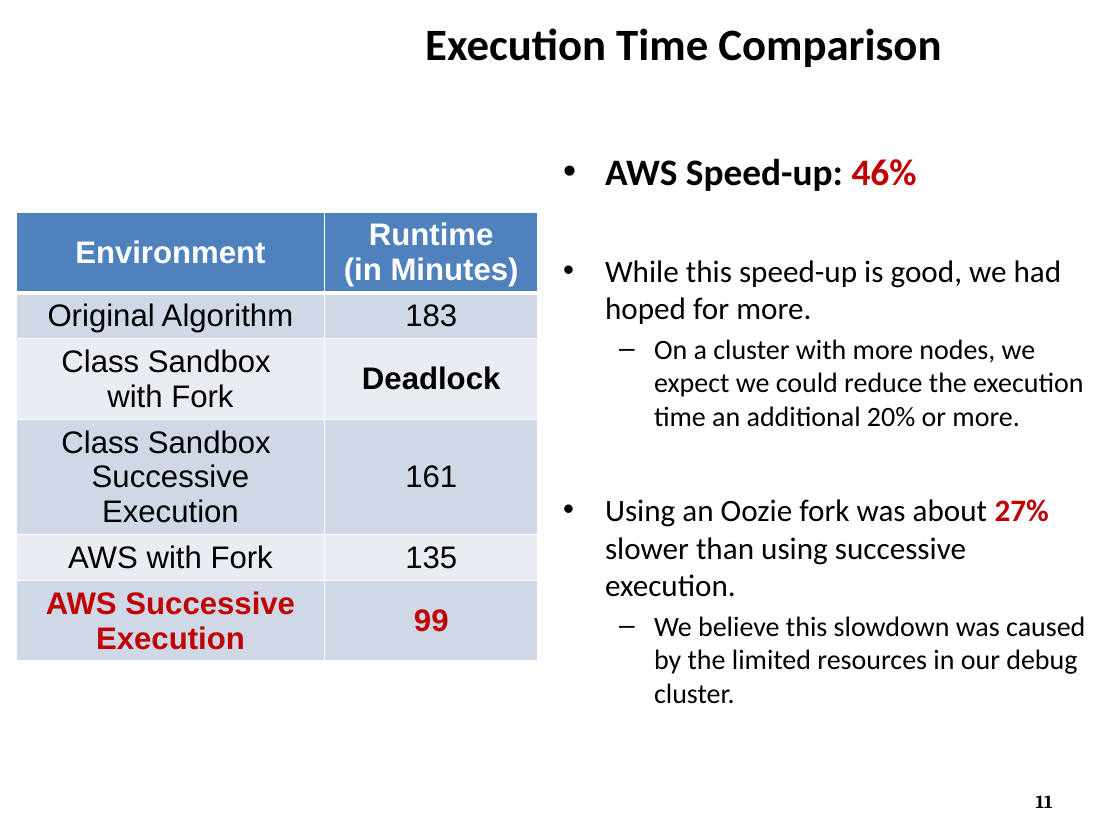
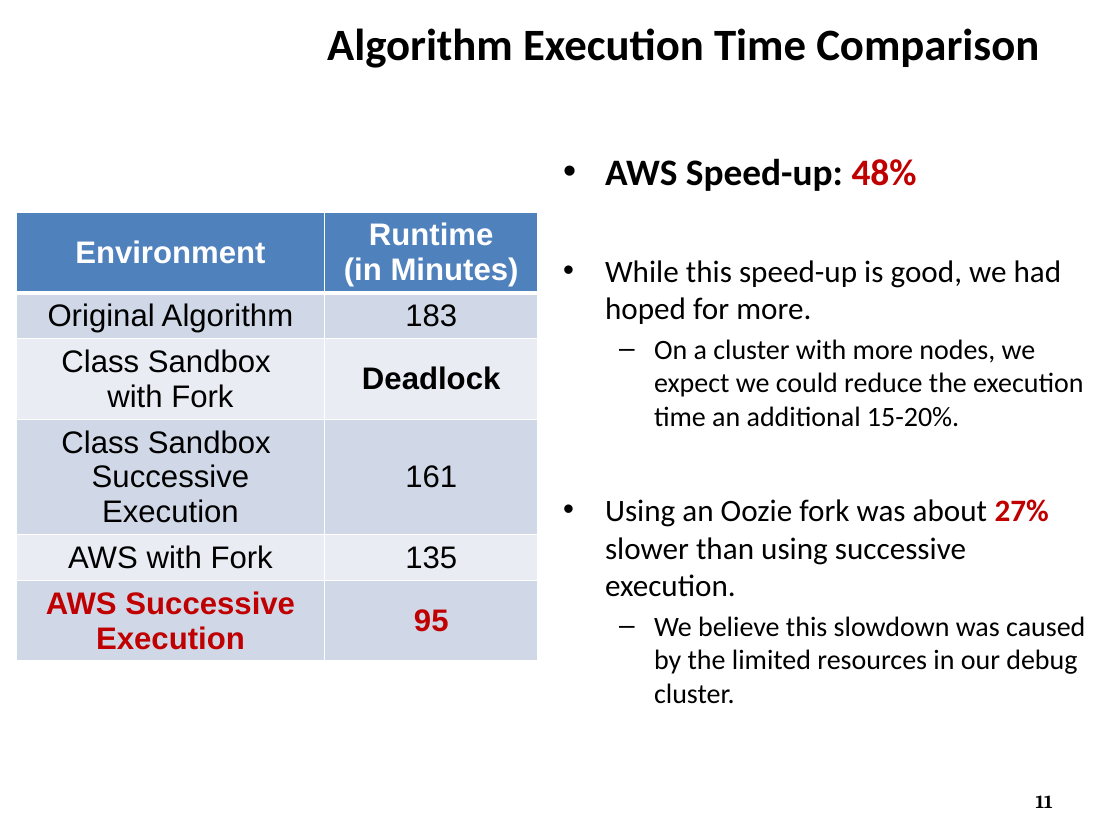
Before and after one commit to ZaydH/CS286_Project, a slide deck: slide 11 of Presentation/CS286 - Ensemble Classifier on AWS.pptx. Drawn at 1120x840 pixels with LibreOffice and Linux fonts; fonts in the diff are those of the drawing; background and template pictures are left out. Boxes give left, top, right and bottom in pixels: in the first picture for what was removed or moved away, otherwise in the second. Text is boxed around its words. In the diff, an @@ line names an element or a change of style, - is before the commit and + after.

Commit message:
More improvements to the slides Changing the successive execution Visio image to mention Maven.

```diff
--- a/Presentation/CS286 - Ensemble Classifier on AWS.pptx
+++ b/Presentation/CS286 - Ensemble Classifier on AWS.pptx
@@ title at <box>327,28,1039,68</box>: text changed @@
-Execution Time Comparison
+Algorithm Execution Time Comparison
@@ text at <box>605,158,917,191</box>: text changed @@
-• AWS Speed-up: 46%
+• AWS Speed-up: 48%
@@ table at <box>17,212,538,654</box> @@
-row 6, column 2: 99
+row 6, column 2: 95
@@ text at <box>654,339,1083,427</box>: text changed @@
-  – On a cluster with more nodes, we expect we could reduce the execution time an additional 20% or more.
+  – On a cluster with more nodes, we expect we could reduce the execution time an additional 15-20%.
```
Also in this commit, not shown: 5 other slides changed, 1 other file.
